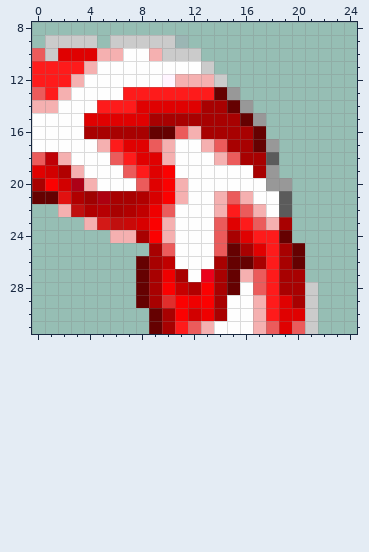
A pixel-art sprite gets an edit: sprites/player_curve.png. The picture above is the old version.
The file is 32x32 pixels. Pixels under 10% opacity are left out. Colours within 5 levels of each other are drawn and written as one. Shown: x 0..24, y 8..31.
After the commit:
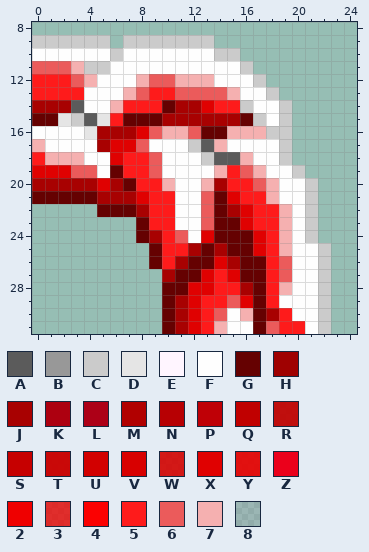
Palette (. is transparent): A #5b5b5b  B #989898  C #cbcbcb  D #e5e5e5  E #fff5ff  F #fefefe  G #650101  H #9f0000fe  J #a80101  K #ad0010  L #ad0017  M #b10000  N #b70003  P #bf0006  Q #c00000  R #c40000eb  S #c60000  T #cc0000f3  U #d20000  V #d80000  W #dc0000de  X #e00101  Y #ea0000e8  Z #eb001b  2 #ef0000  3 #f80000c1  4 #fb0000fe  5 #fe1b1b  6 #eb5b5b  7 #f5b0b0  8 #b68cb62a
Difference:
Changed rows in their new state; - is an unchanged pixel.
first column x 0:
 9 C----C.----CCC---------
10 FFFFFFC--FFFFFCC-------
11 6667CC-------FFFC------
12 ---67---766---FFFC-----
13 5-55---76--66667FFC----
14 JJJA-F7-55GJJX55CFFC---
15 GGDCAD5GGG-------CFC---
16 ----D---X6776GG777CC---
17 7----JX-6FF-CA7FFFFC---
18 57-7--X-56F--CAA7FFC---
19 -XX66-G5-6F---7567FFC--
20 -JJJJXJG557F-7J5567FFC-
21 --GGGJ--X55F-6GX557FFC-
22 --...GGGJ55--6GJX557FC-
23 ----....G55--6GGX557FC-
24 ------..GJ56-XGGGX-7FC-
25 ---------G55JGJ-G--7FFC
26 --------.G5JGGXJ-G-6FFC
27 --------..JGGX5XGG-6FFC
28 --------..GGXX55JG-7FFC
29 --------..GJX556XG-FFFC
30 ---------.GJX56-7GJ5FFC
31 ---------.GJX57--G-55FC
